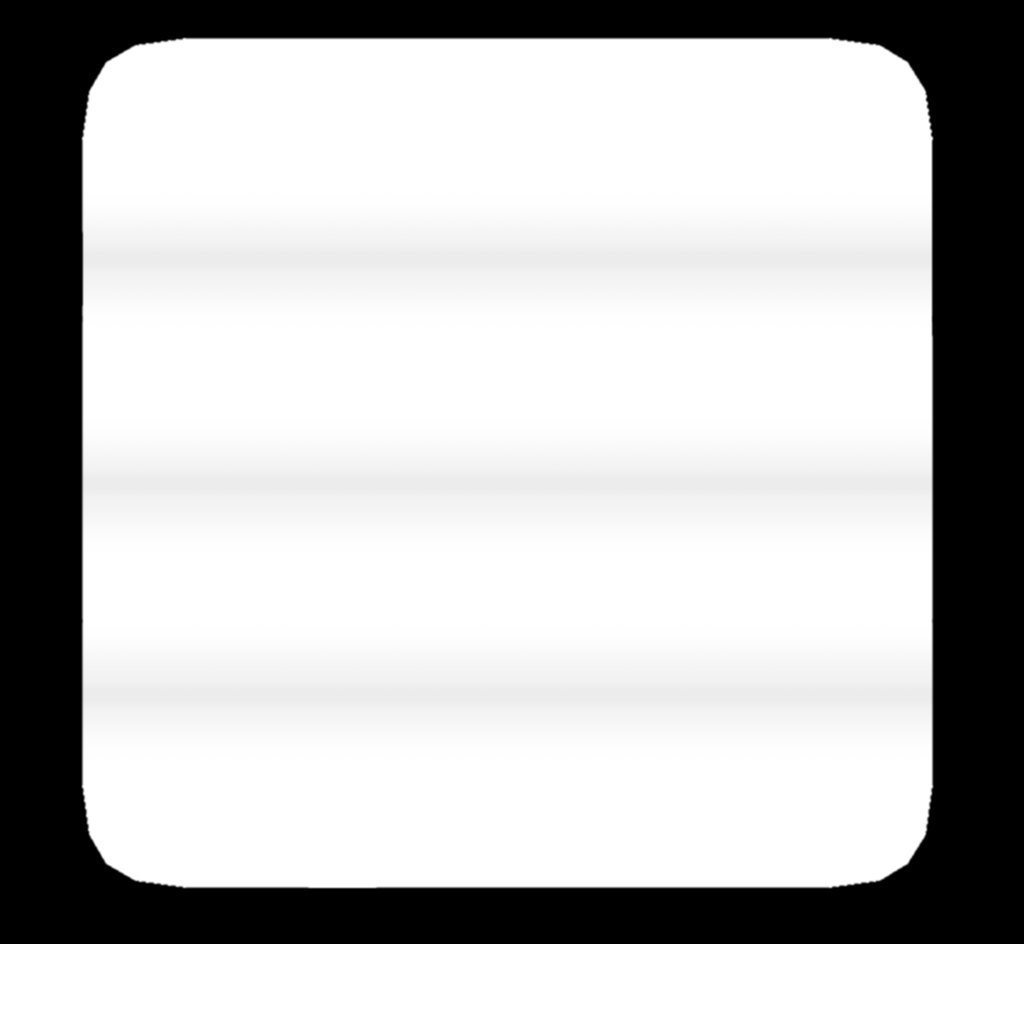
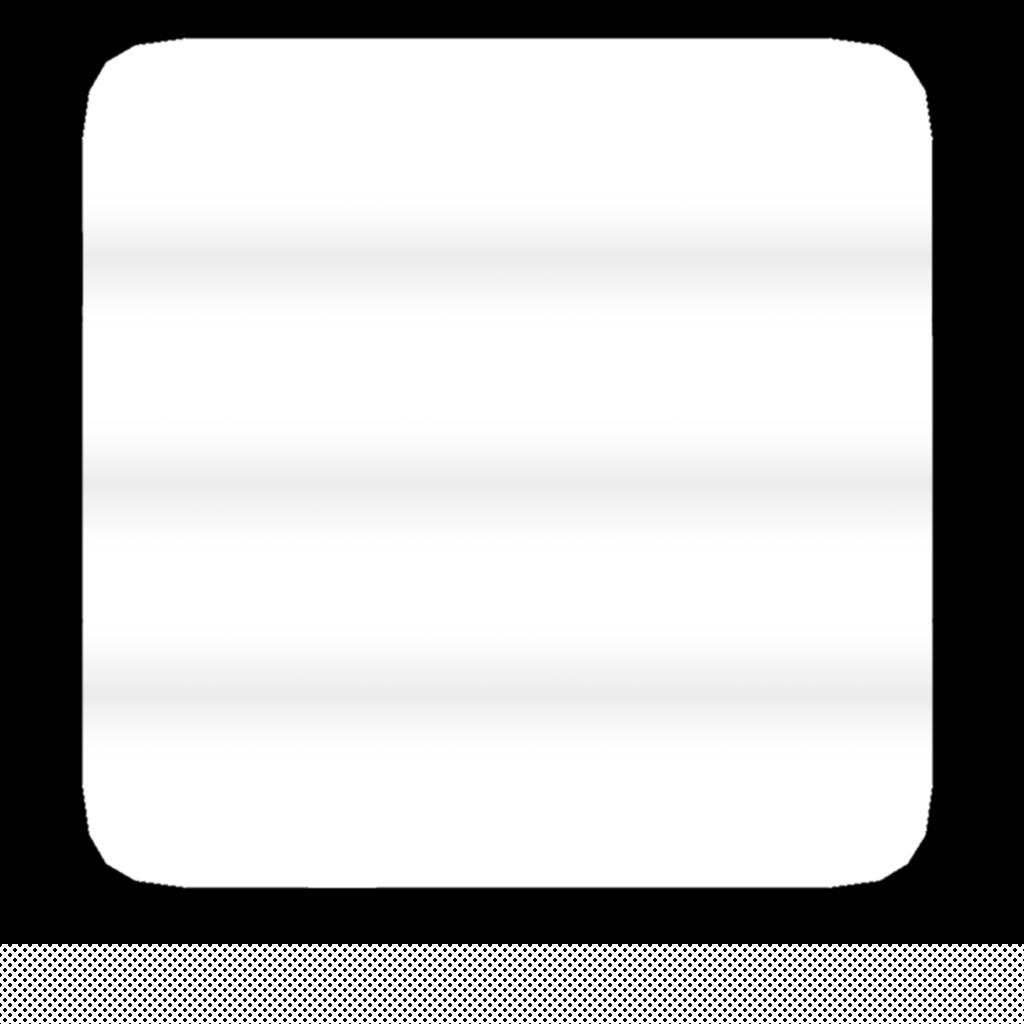
Layer changes from the first w=1024, h=1024 image to the second:
hid "Layer 1", blend normal → screen, moved it above "Layer 6" over [0, 944, 1024, 1024]
added layer "Layer 7" above "Layer 3" over [0, 944, 1024, 1024]
